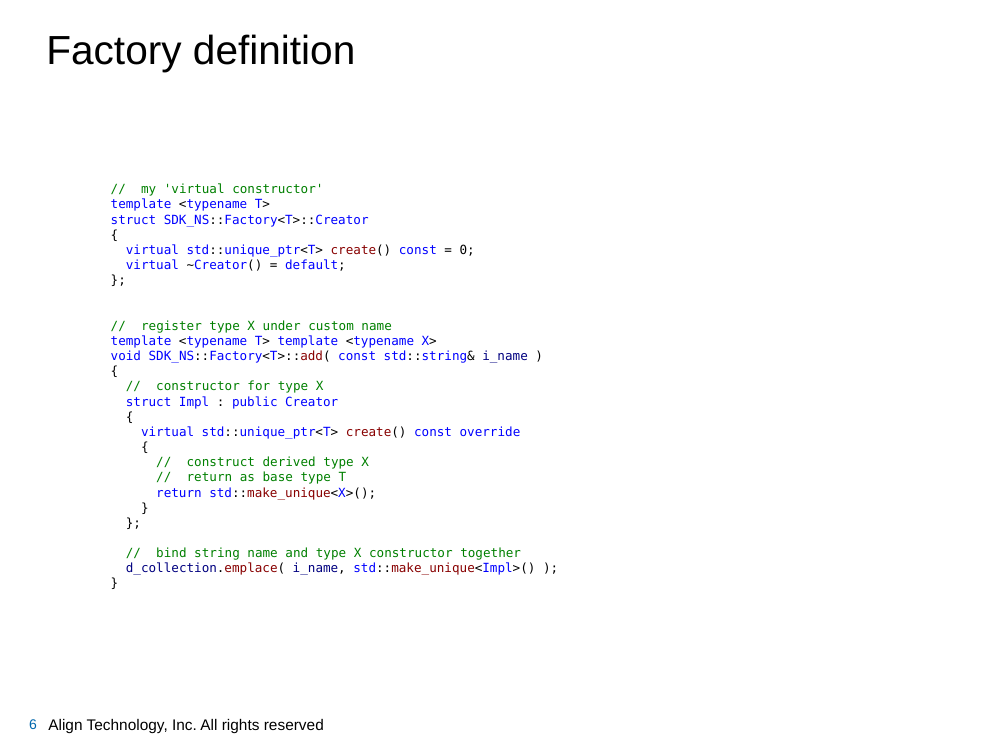
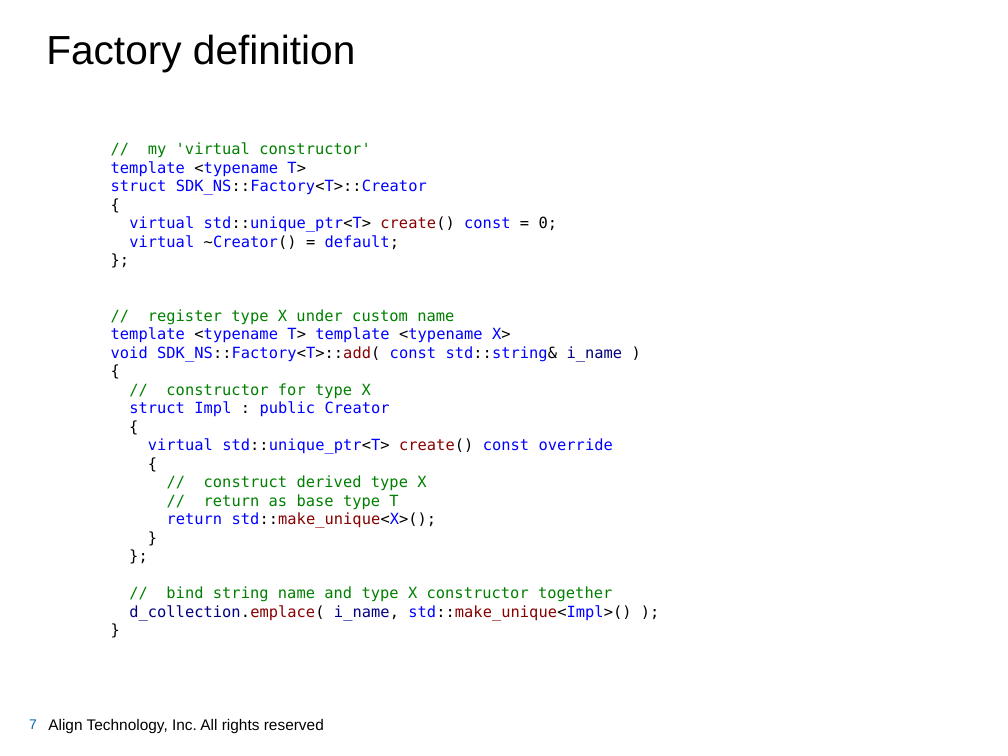
Before and after one commit to garlyon/MeetUp, a slide deck: slide 7 of Factory/Factory.pptx (slide 6 before the commit). Drawn at 1008x756 pixels with LibreOffice and Linux fonts; fonts in the diff are those of the drawing; background and template pictures are left out. Boxes give left, top, right and bottom in pixels: in the first picture for what was removed or moved away, otherwise in the second. Text is boxed around its words. In the diff, an @@ line names an element or a change of style, - is before the commit and + after.

```diff
--- a/Factory/Factory.pptx
+++ b/Factory/Factory.pptx
@@ text "// my 'virtual constructor'": place and size @@
-text "// my 'virtual constructor'" at [111, 183, 535, 575]
+text "// my 'virtual constructor'" at [111, 142, 631, 621]
@@ text "// my 'virtual constructor'" at [111, 142, 631, 621]: size 9 to 11 pt @@
@@ page number at [29, 719, 37, 729]: text changed @@
-6
+7
```
Also in this commit, not shown: 5 other slides changed, 1 slide added.
